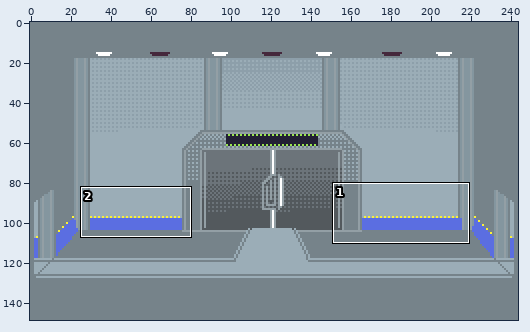
Two versions of one pixel-art file, Assets/Sprites/Lab_DoorRoom_01.aseprite. Above, an overview of the earlier version with the close-up marked.
Close-up. Before:
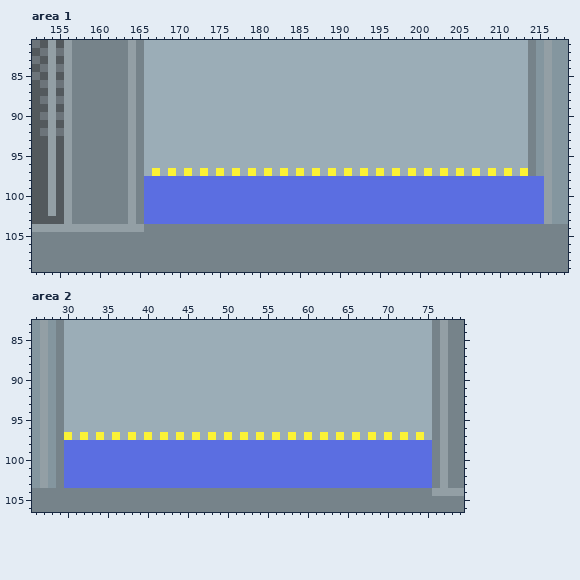
244x149 pixels, 1 frame. Shown: area 1: x 152..218, y 81..109; area 2: x 26..79, y 83..106.
Once edited:
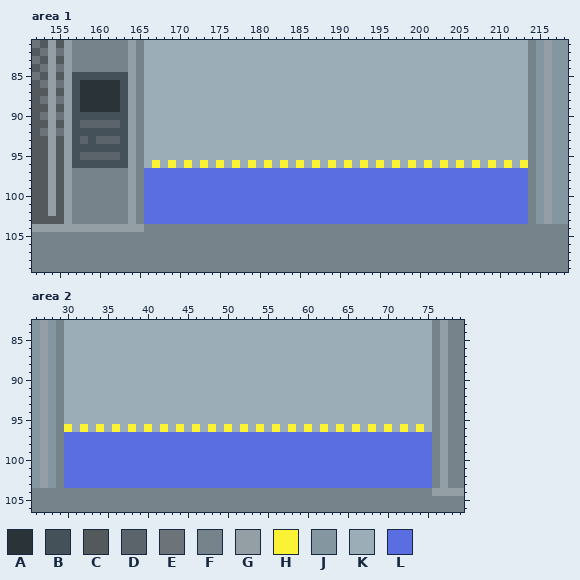
Palette (. is transparent): A #2a3338  B #455158  C #53595d  D #5a646a  E #6c747a  F #76838a  G #939fa5  H #fbf236  J #84969f  K #9badb7  L #5b6ee1
From old to new:
Area 1:
y 85: x 157..163 FFFFFFF -> BBBBBBB
y 86..89: x 157..163 FFFFFFF -> BAAAAAB
y 90: x 157..163 FFFFFFF -> BBBBBBB
y 91: x 157..163 FFFFFFF -> BDDDDDB
y 92: x 157..163 FFFFFFF -> BBBBBBB
y 93: x 157..163 FFFFFFF -> BDBDDDB
y 94: x 157..163 FFFFFFF -> BBBBBBB
y 95: x 157..163 FFFFFFF -> BDDDDDB
y 96: x 157..163 FFFFFFF -> BBBBBBB; x 167 K -> H; x 169 K -> H; x 171 K -> H; x 173 K -> H; x 175 K -> H; x 177 K -> H; x 179 K -> H; x 181 K -> H; x 183 K -> H; x 185 K -> H; x 187 K -> H; x 189 K -> H; x 191 K -> H; x 193 K -> H; x 195 K -> H; x 197 K -> H; x 199 K -> H; x 201 K -> H; x 203 K -> H; x 205 K -> H; x 207 K -> H; x 209 K -> H; x 211 K -> H; x 213 K -> H
y 97: x 166..213 KHKHKHKHKHKHKHKHKHKHKHKHKHKHKHKHKHKHKHKHKHKHKHKH -> LLLLLLLLLLLLLLLLLLLLLLLLLLLLLLLLLLLLLLLLLLLLLLLL
y 98..103: x 214..215 LL -> FJ
Area 2:
y 96: x 30 K -> H; x 32 K -> H; x 34 K -> H; x 36 K -> H; x 38 K -> H; x 40 K -> H; x 42 K -> H; x 44 K -> H; x 46 K -> H; x 48 K -> H; x 50 K -> H; x 52 K -> H; x 54 K -> H; x 56 K -> H; x 58 K -> H; x 60 K -> H; x 62 K -> H; x 64 K -> H; x 66 K -> H; x 68 K -> H; x 70 K -> H; x 72 K -> H; x 74 K -> H
y 97: x 30..75 HKHKHKHKHKHKHKHKHKHKHKHKHKHKHKHKHKHKHKHKHKHKHK -> LLLLLLLLLLLLLLLLLLLLLLLLLLLLLLLLLLLLLLLLLLLLLL
